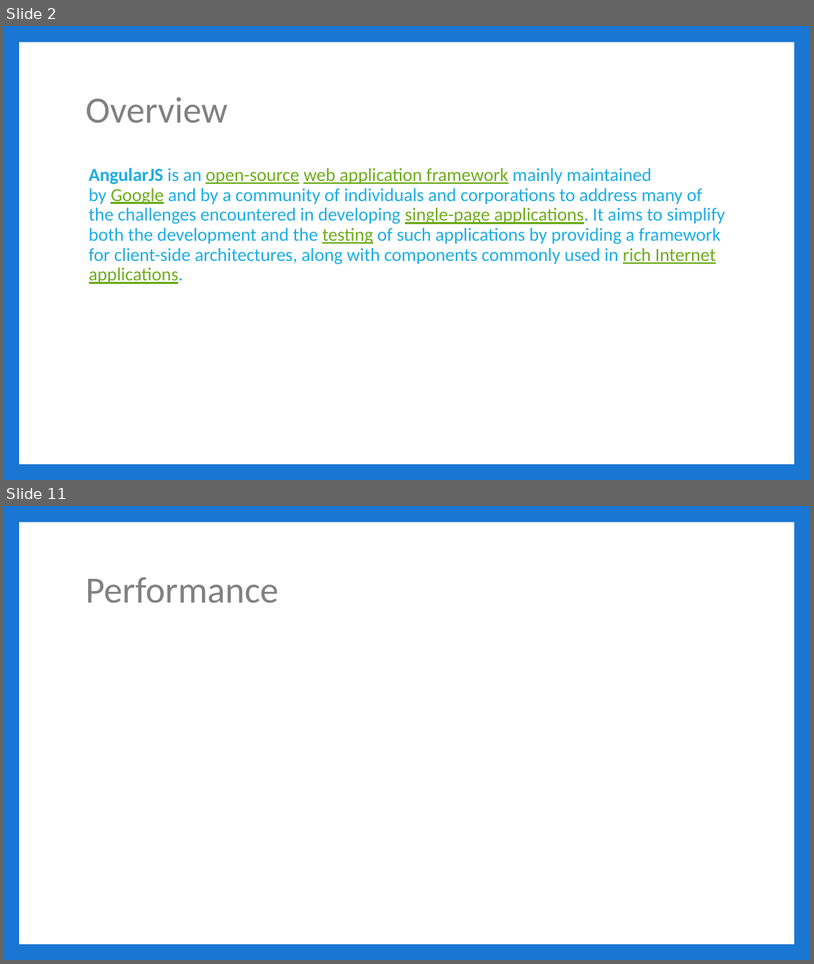
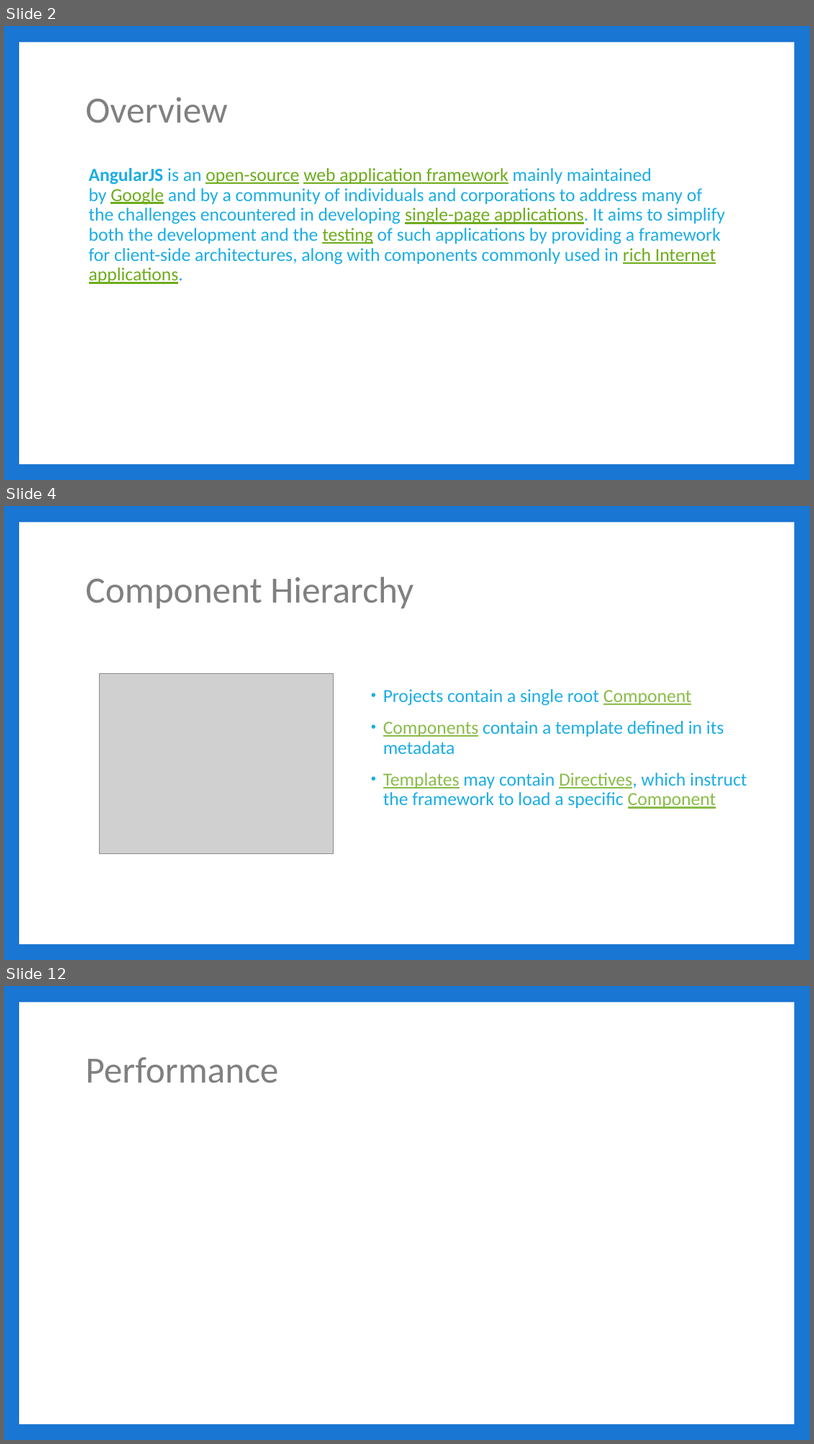
Before and after one commit to jbicks/angular2-demo, a slide deck: Angular2.pptx. Shown one above the other, each under a label of ours: slides 2 and 11 before the commit, slides 2, 4 and 12 after it; the slides between them are not shown. The pictures are 814x964 and 814x1444 pixels, drawn with LibreOffice and Linux fonts; fonts in the diff are those of the drawing; grey boxes stand for pictures. Boxes give left, top, right and bottom in pixels: in the first picture for what was removed or moved away, otherwise in the second. Text is boxed around its words. In the diff, an @@ line names an element or a change of style, - is before the commit and + after.

```diff
--- a/Angular2.pptx
+++ b/Angular2.pptx
@@ slide 4 added at (4,506,810,960), background #1976D2; not listed: 1 template element that a slide beside it also shows @@
@@ title added at (85,577,414,608), 44 pt, text #808080 @@
+Component Hierarchy
@@ picture added at (100,674,334,854) @@
@@ text added at (383,689,747,808), 22 pt, text #1CADE4 @@
+• Projects contain a single root Component
+• Components contain a template defined in its metadata
+• Templates may contain Directives, which instruct the framework to load a specific Component
@@ what was slide 11 is now slide 12 @@
```
Also in this commit, not shown: 4 slides changed, 7 other slides added, 7 slides removed, 5 other files.
